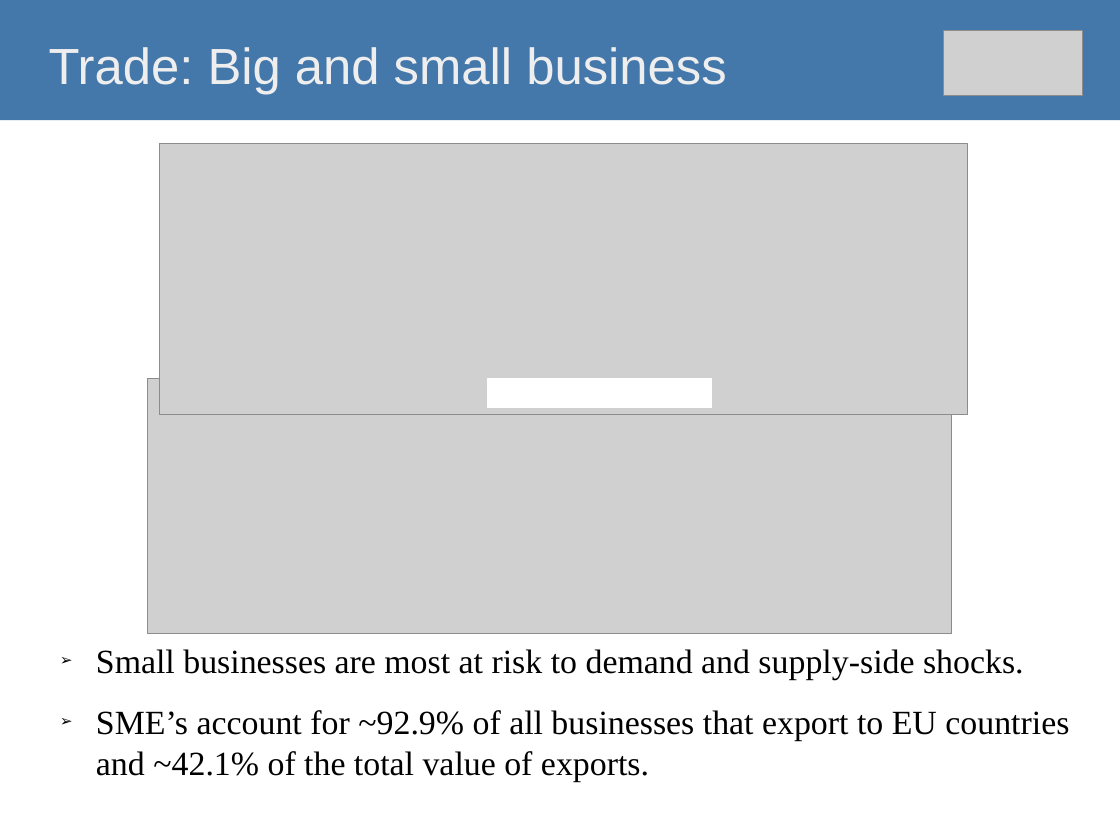
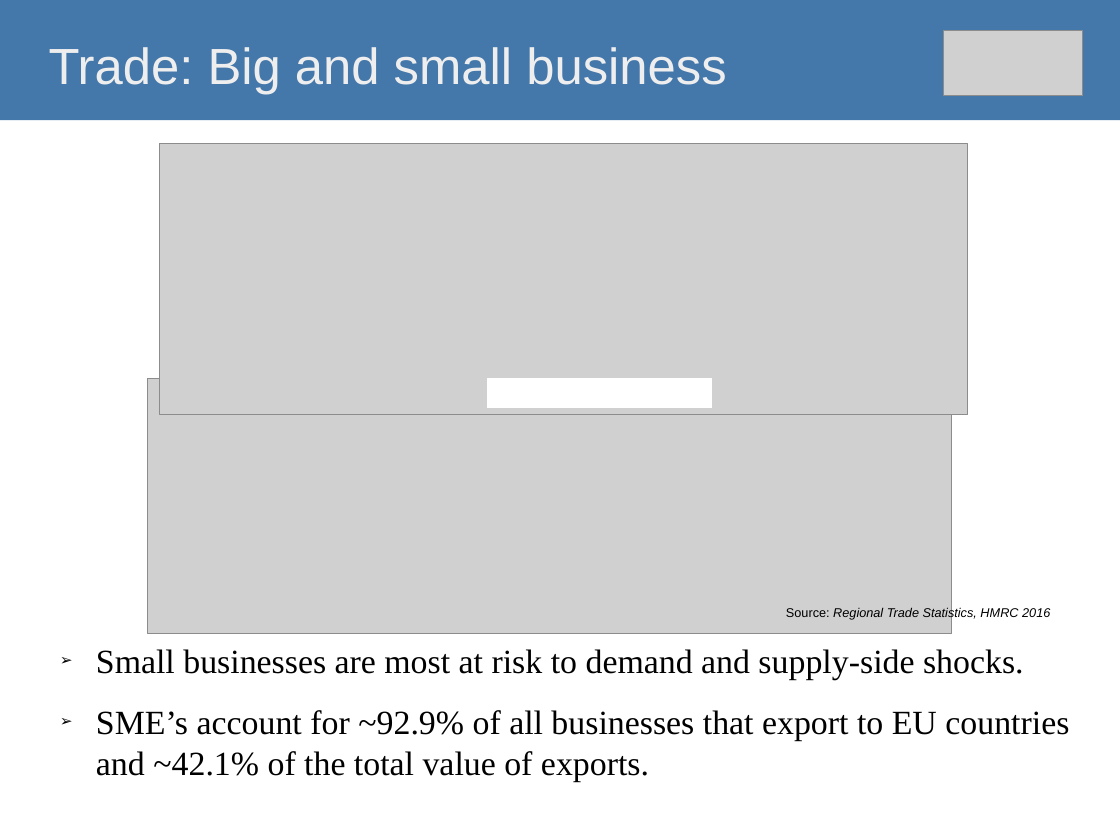
Before and after one commit to O1sims/MigrationNI, a slide deck: slide 6 of presentation/impact-of-brexit-on-ni-economy.odp. Drawn at 1120x840 pixels with LibreOffice and Linux fonts; fonts in the diff are those of the drawing; grey boxes stand for pictures. Boxes give left, top, right and bottom in pixels: in the first picture for what was removed or moved away, otherwise in the second. Text is boxed around its words. In the diff, an @@ line names an element or a change of style, - is before the commit and + after.

```diff
--- a/presentation/impact-of-brexit-on-ni-economy.odp
+++ b/presentation/impact-of-brexit-on-ni-economy.odp
@@ text added at (x1=786, y1=607, x2=1050, y2=620), 9 pt, text #000000, italic @@
+Source: Regional Trade Statistics, HMRC 2016
```
Also in this commit, not shown: 9 other slides changed, 1 other file.
